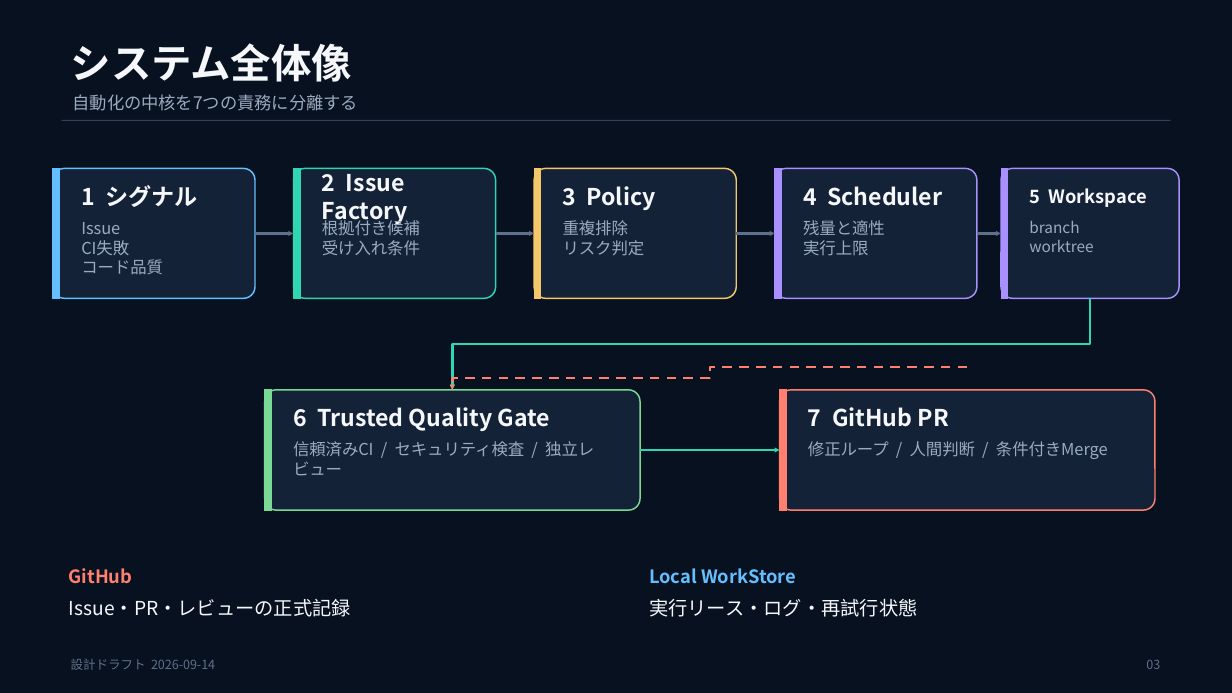
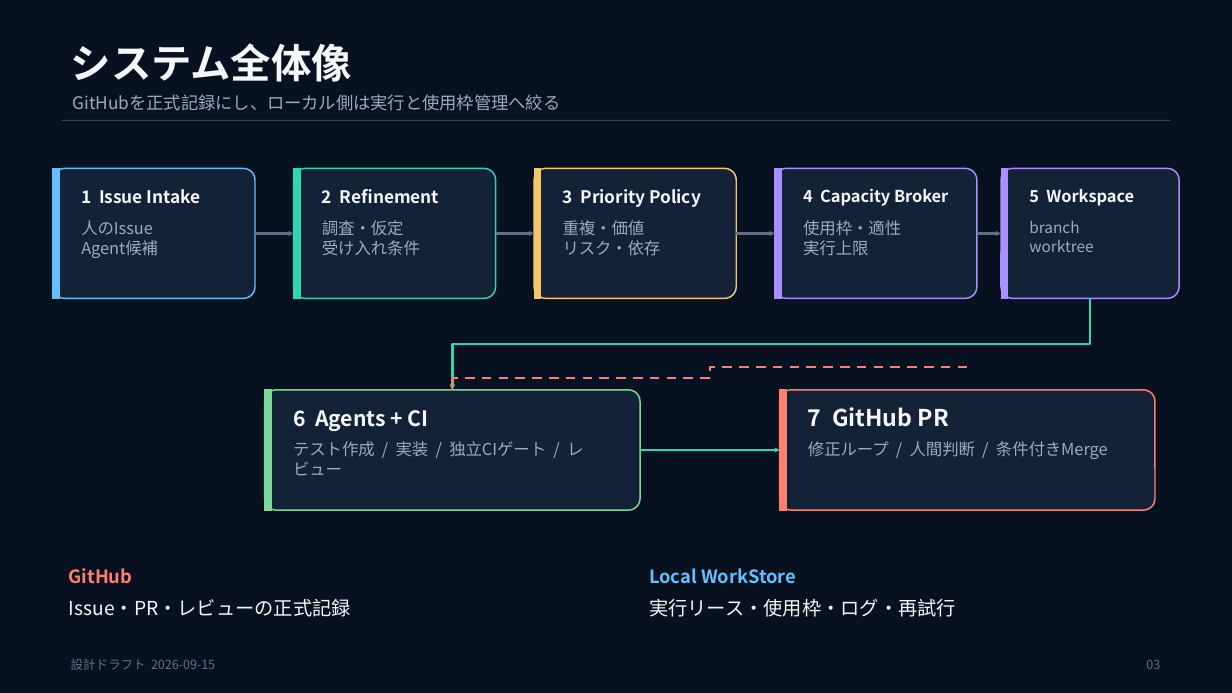
Before and after one commit to Kottiee/dev-pipeline2, a slide deck: slide 3 of docs/autonomous-development-pipeline-design.pptx. Drawn at 1232x693 pixels with LibreOffice and Linux fonts; fonts in the diff are those of the drawing. Boxes give left, top, right and bottom in pixels: in the first picture for what was removed or moved away, otherwise in the second. Text is boxed around its words. In the diff, an @@ line names an element or a change of style, - is before the commit and + after.

Commit message:
docs: expand autonomous pipeline design diagrams

```diff
--- a/docs/autonomous-development-pipeline-design.pptx
+++ b/docs/autonomous-development-pipeline-design.pptx
@@ text at <box>73,94,561,111</box>: text changed @@
-自動化の中核を7つの責務に分離する
+GitHubを正式記録にし、ローカル側は実行と使用枠管理へ絞る
@@ text at <box>81,189,201,204</box>: text changed; size 18 to 13.5 pt @@
-1 シグナル
+1 Issue Intake
@@ text at <box>322,189,439,204</box>: text changed; size 18 to 13.5 pt @@
-2 Issue Factory
+2 Refinement
@@ text at <box>563,189,701,207</box>: text changed; size 18 to 13.5 pt @@
-3 Policy
+3 Priority Policy
@@ text at <box>803,188,948,206</box>: text changed; size 18 to 12.8 pt @@
-4 Scheduler
+4 Capacity Broker
@@ text "5 Workspace" at <box>1029,189,1134,206</box>: size 14.2 to 12.8 pt @@
@@ text at <box>81,220,158,258</box>: text changed @@
-Issue
-CI失敗
-コード品質
+人のIssue
+Agent候補
@@ text at <box>322,220,404,235</box>: text changed @@
-根拠付き候補
+調査・仮定
@@ text at <box>563,220,661,255</box>: text changed @@
-重複排除
-リスク判定
+重複・価値
+リスク・依存
@@ text at <box>803,220,901,236</box>: text changed @@
-残量と適性
+使用枠・適性
@@ text at <box>293,410,429,431</box>: text changed; size 18 to 16.5 pt @@
-6 Trusted Quality Gate
+6 Agents + CI
@@ text at <box>293,441,583,476</box>: text changed @@
-信頼済みCI / セキュリティ検査 / 独立レビュー
+テスト作成 / 実装 / 独立CIゲート / レビュー
@@ text at <box>649,599,956,617</box>: text changed @@
-実行リース・ログ・再試行状態
+実行リース・使用枠・ログ・再試行
@@ text at <box>71,659,215,670</box>: text changed @@
-設計ドラフト 2026-09-14
+設計ドラフト 2026-09-15
```
Also in this commit, not shown: 8 other slides changed, 6 slides added.
